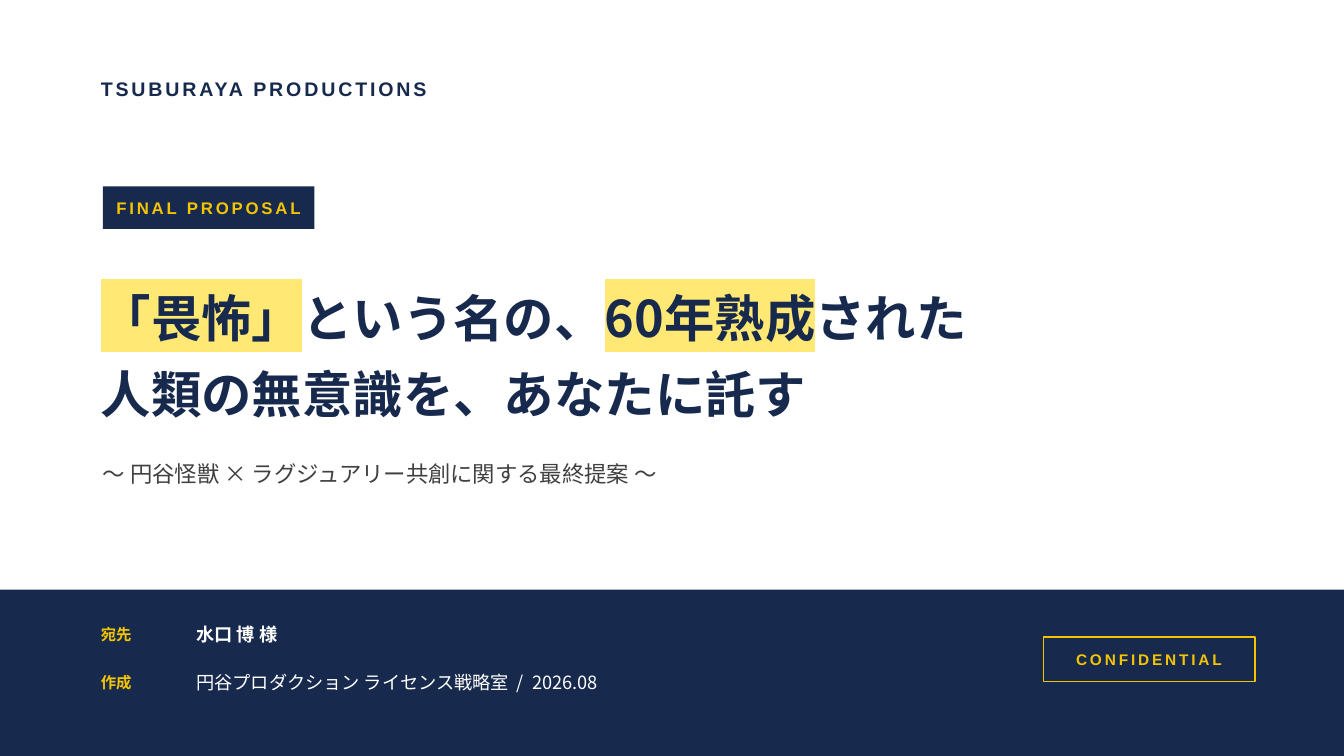
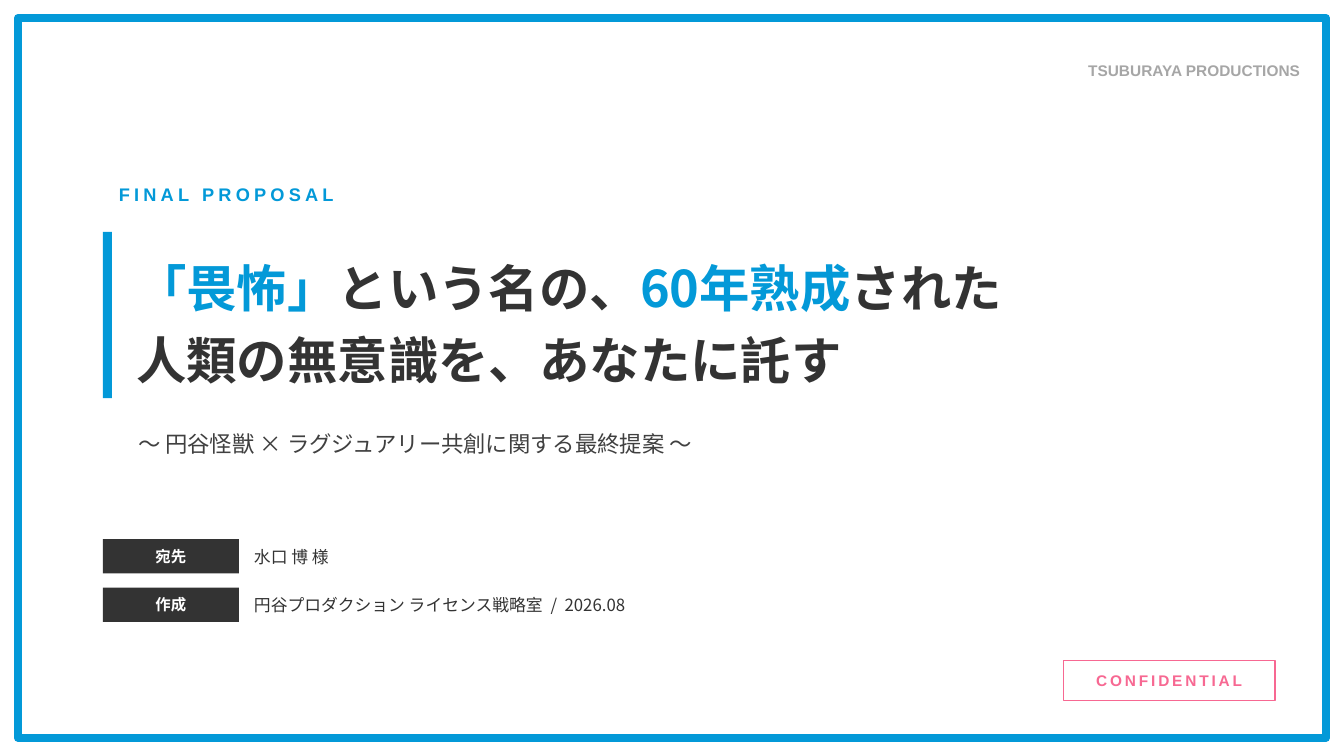
Before and after one commit to hayatoshintani-spe/kessho-lens, a slide deck: slide 1 of docs/proposals/水口博氏への最終提案_畏怖の商品化.pptx. Drawn at 1344x756 pixels with LibreOffice and Linux fonts; fonts in the diff are those of the drawing. Boxes give left, top, right and bottom in pixels: in the first picture for what was removed or moved away, otherwise in the second. Text is boxed around its words. In the diff, an @@ line names an element or a change of style, - is before the commit and + after.

```diff
--- a/docs/proposals/水口博氏への最終提案_畏怖の商品化.pptx
+++ b/docs/proposals/水口博氏への最終提案_畏怖の商品化.pptx
@@ rectangle added at (18, 18, 1326, 738), outline #0399D8 6 pt @@
@@ text "TSUBURAYA PRODUCTIONS": place and size @@
-text "TSUBURAYA PRODUCTIONS" at (101, 71, 706, 106)
+text "TSUBURAYA PRODUCTIONS" at (1088, 65, 1300, 76)
@@ text "TSUBURAYA PRODUCTIONS" at (1088, 65, 1300, 76): size 14 to 11 pt, text colour #172A4D to #A6A6A6, letter spacing 2 to 0 pt; alignment left to right @@
@@ text "FINAL PROPOSAL": place and size @@
-text "FINAL PROPOSAL" at (116, 202, 301, 214)
+text "FINAL PROPOSAL" at (119, 188, 333, 201)
@@ text "FINAL PROPOSAL" at (119, 188, 333, 201): size 12 to 13 pt, text colour #F5C400 to #0399D8, letter spacing 2 to 3 pt; alignment centre to left @@
@@ rectangle removed at (103, 187, 315, 229) @@
@@ rectangle added at (103, 232, 112, 398), fill #0399D8 @@
@@ text "「畏怖」という名の、60年熟成された": place and size @@
-text "「畏怖」という名の、60年熟成された" at (101, 286, 967, 418)
+text "「畏怖」という名の、60年熟成された" at (136, 263, 1002, 384)
@@ text "「畏怖」という名の、60年熟成された" at (136, 263, 1002, 384): text colour #172A4D to #0399D8, highlight #FFE873 to none in "「畏怖」という名の、60年熟成された"; text colour #172A4D to #333333 in "「畏怖」という名の、60年熟成された", "人類の無意識を、あなたに託す"; line spacing 1.25 to 1.2 @@
@@ text "〜 円谷怪獣 × ラグジュアリー共創に関する最終提案 〜": place and size @@
-text "〜 円谷怪獣 × ラグジュアリー共創に関する最終提案 〜" at (103, 463, 656, 484)
+text "〜 円谷怪獣 × ラグジュアリー共創に関する最終提案 〜" at (138, 433, 691, 454)
@@ text "宛先" at (155, 549, 186, 563): text colour #F5C400 to #FFFFFF; alignment left to centre @@
@@ text "宛先": place and size @@
-text "宛先" at (101, 627, 132, 641)
+text "宛先" at (155, 549, 186, 563)
@@ rectangle added at (103, 539, 239, 574), fill #333333 @@
@@ text "水口 博 様": place and size @@
-text "水口 博 様" at (197, 622, 277, 646)
+text "水口 博 様" at (254, 549, 329, 565)
@@ text "水口 博 様" at (254, 549, 329, 565): size 13 to 12 pt, text colour #FFFFFF to #333333, bold off @@
@@ rectangle removed at (0, 590, 1344, 756) @@
@@ text "作成": place and size @@
-text "作成" at (101, 675, 132, 690)
+text "作成" at (155, 597, 186, 612)
@@ text "作成" at (155, 597, 186, 612): text colour #F5C400 to #FFFFFF; alignment left to centre @@
@@ rectangle added at (103, 588, 239, 622), fill #333333 @@
@@ text "円谷プロダクション ライセンス戦略室 / 2026.08": place and size @@
-text "円谷プロダクション ライセンス戦略室 / 2026.08" at (197, 673, 598, 691)
+text "円谷プロダクション ライセンス戦略室 / 2026.08" at (254, 597, 626, 613)
@@ text "円谷プロダクション ライセンス戦略室 / 2026.08" at (254, 597, 626, 613): size 13 to 12 pt, text colour #FFFFFF to #333333 @@
@@ text "CONFIDENTIAL": place and size @@
-text "CONFIDENTIAL" at (1076, 654, 1222, 665)
+text "CONFIDENTIAL" at (1096, 675, 1242, 686)
@@ text "CONFIDENTIAL" at (1096, 675, 1242, 686): text colour #F5C400 to #F76892 @@
@@ rectangle: place and size @@
-rectangle at (1044, 637, 1255, 682)
+rectangle at (1064, 660, 1275, 701)
@@ rectangle at (1064, 660, 1275, 701): fill #172A4D to #FFFFFF; outline #F5C400 1 pt to #F76892 1 pt @@
```
Also in this commit, not shown: 14 other slides changed.
